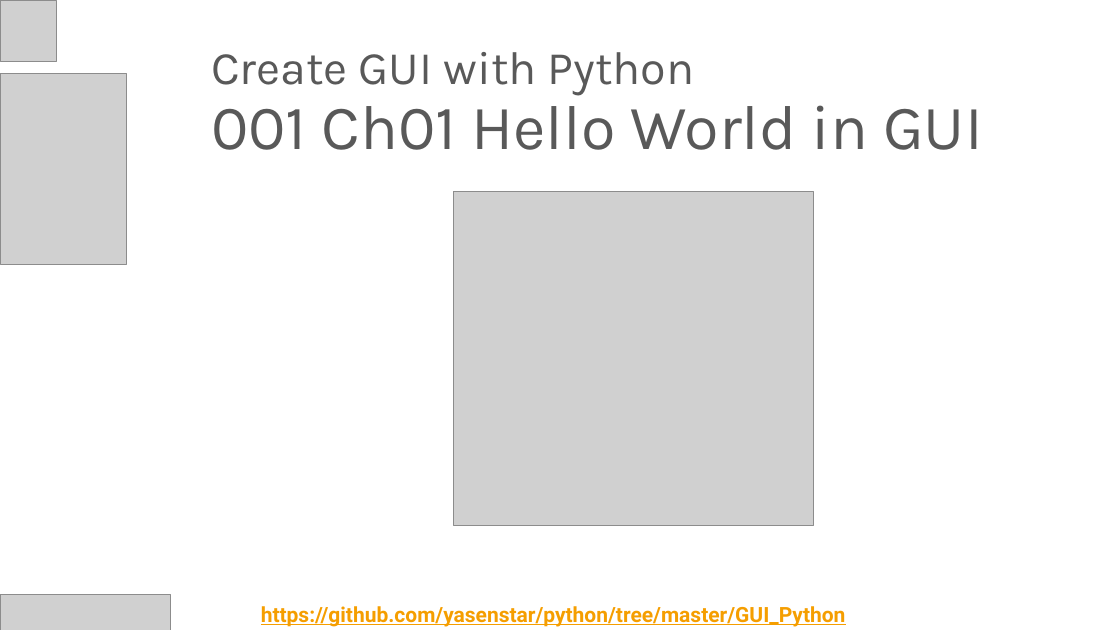
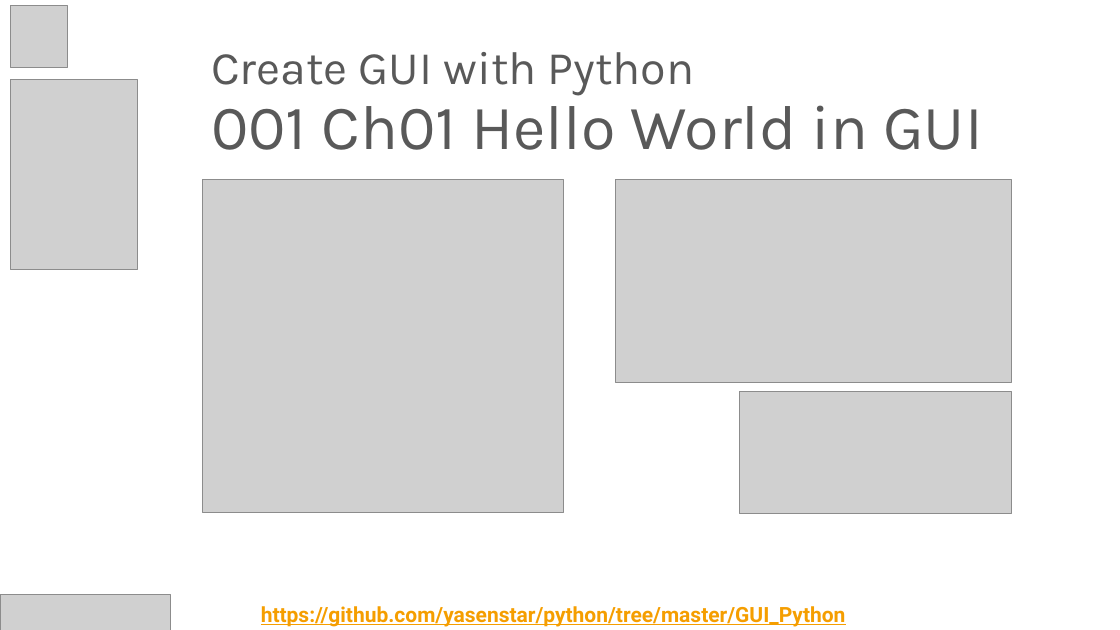
Before and after one commit to yasenstar/python, a slide deck: slide 2 of GUI_Python/Create_GUI_with_Python.pptx. Drawn at 1120x630 pixels with LibreOffice and Linux fonts; fonts in the diff are those of the drawing; grey boxes stand for pictures; background and template pictures are left out. Boxes give left, top, right and bottom in pixels: in the first picture for what was removed or moved away, otherwise in the second. Text is boxed around its words. In the diff, an @@ line names an element or a change of style, - is before the commit and + after.

```diff
--- a/GUI_Python/Create_GUI_with_Python.pptx
+++ b/GUI_Python/Create_GUI_with_Python.pptx
@@ picture: place and size @@
-picture at (0,0,56,61)
+picture at (11,6,67,67)
@@ picture: place and size @@
-picture at (0,74,126,265)
+picture at (11,79,137,270)
@@ picture: place and size @@
-picture at (453,192,813,525)
+picture at (202,180,563,513)
@@ picture added at (616,180,1012,383) @@
@@ picture added at (739,392,1012,514) @@
```
Also in this commit, not shown: 1 slide removed, 2 other files.
